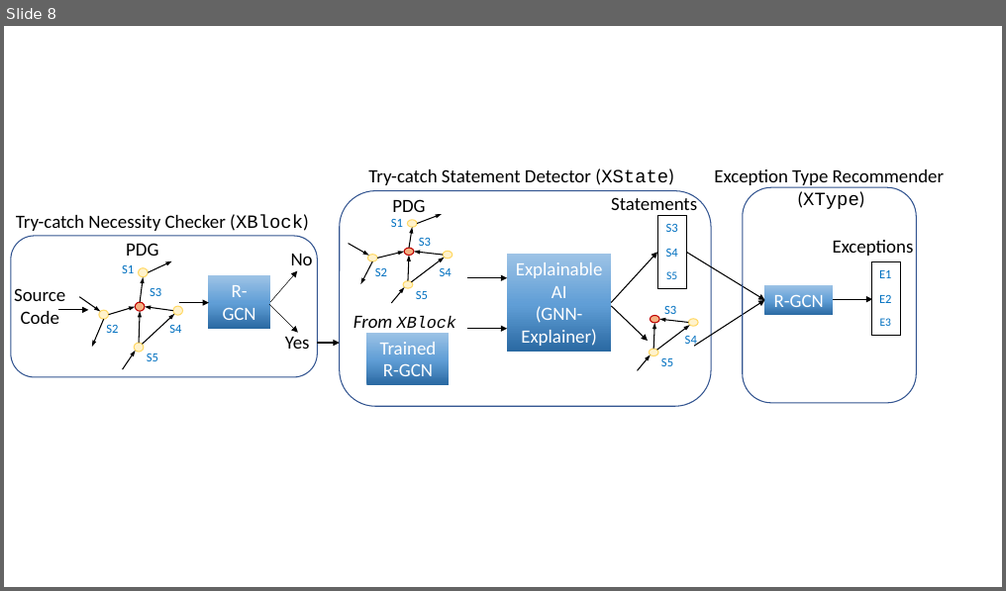
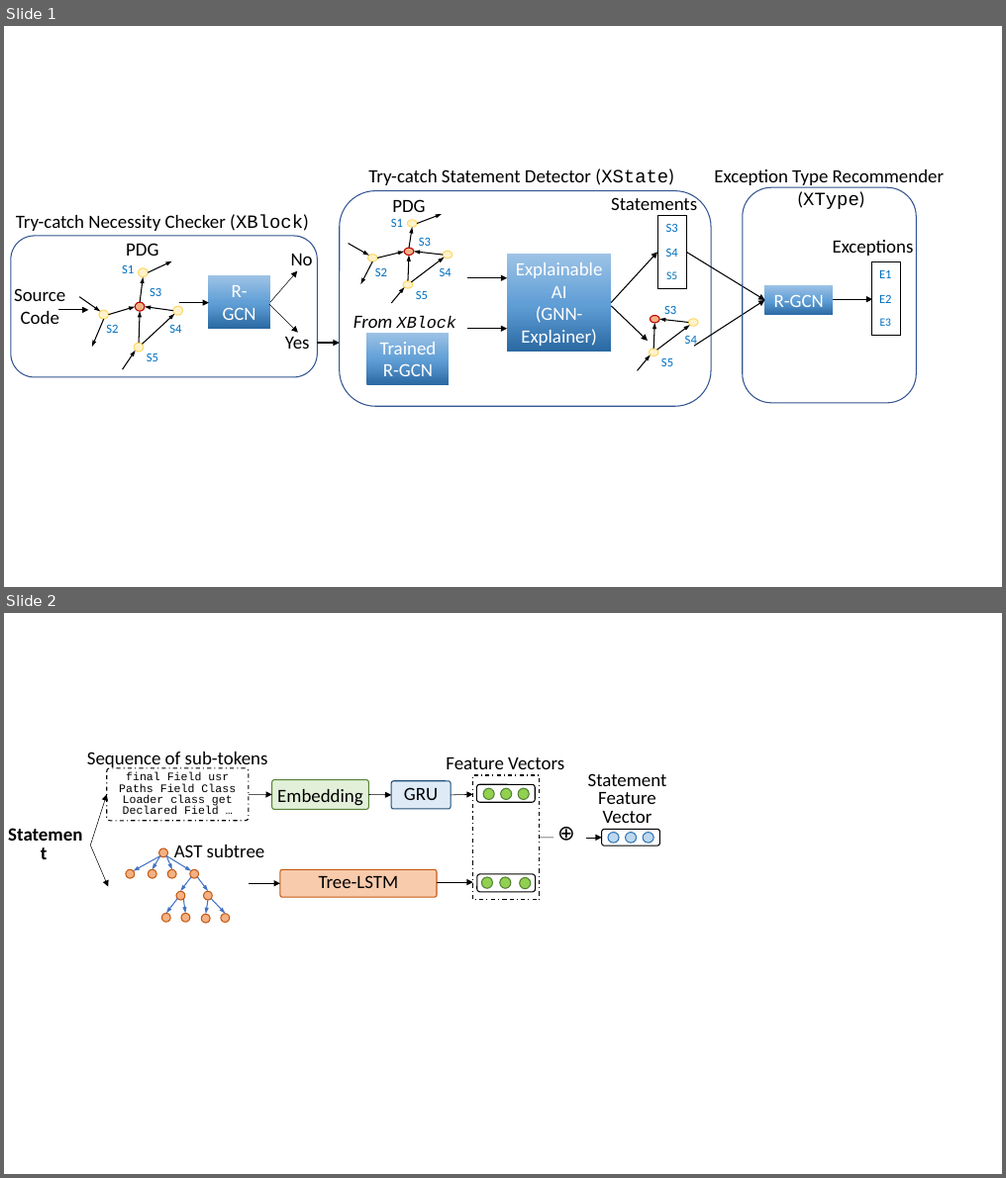
Before and after one commit to tien-n-nguyen/exception, a slide deck: figures.pptx. Shown one above the other, each under a label of ours: slide 8 before the commit, slides 1 and 2 after it. The pictures are 1006x591 and 1006x1178 pixels, drawn with LibreOffice and Linux fonts; fonts in the diff are those of the drawing. Boxes give left, top, right and bottom in pixels: in the first picture for what was removed or moved away, otherwise in the second. Text is boxed around its words. In the diff, an @@ line names an element or a change of style, - is before the commit and + after.

```diff
--- a/figures.pptx
+++ b/figures.pptx
@@ slide 2 added at (x1=4, y1=613, x2=1002, y2=1174), background #FFFFFF @@
@@ text added at (x1=87, y1=752, x2=268, y2=769), 18 pt, text #000000 @@
+Sequence of sub-tokens
@@ text added at (x1=446, y1=758, x2=564, y2=775), 18 pt, text #000000 @@
+Feature Vectors
@@ rounded rectangle added at (x1=107, y1=768, x2=249, y2=820), outline #000000 1 pt dashed, 11 pt, text #000000 @@
+final Field usr Paths Field Class Loader class get Declared Field …
@@ rounded rectangle added at (x1=272, y1=780, x2=368, y2=809), fill #E2F0D9, outline #548235 1 pt, 18 pt, text #000000 @@
+Embedding
@@ rounded rectangle added at (x1=392, y1=781, x2=450, y2=809), fill #DEEBF7, outline #1F4E79 1 pt, 18 pt, text #000000 @@
+GRU
@@ rectangle added at (x1=473, y1=775, x2=540, y2=900), outline #000000 1 pt dashed @@
@@ group added at (x1=477, y1=784, x2=536, y2=802): 3 ellipses, 1 rounded rectangle @@
@@ text added at (x1=588, y1=773, x2=667, y2=823), 18 pt, text #000000 @@
+Statement
+Feature
+Vector
@@ rounded rectangle added at (x1=4, y1=820, x2=91, y2=871), outline #FFFFFF 0 pt dashed, 18 pt, text #000000, bold @@
+Statement
@@ arrow added from (91, 845) to (107, 794), #000000 0.5 pt @@
@@ arrow added from (249, 794) to (272, 795), #000000 0.5 pt @@
@@ arrow added from (368, 795) to (392, 795), #000000 0.5 pt @@
@@ arrow added from (450, 795) to (473, 794), #000000 0.5 pt @@
@@ text added at (x1=554, y1=817, x2=586, y2=858), 20 pt, text #000000 @@
+⊕
@@ arrow added from (91, 845) to (108, 887), #000000 0.5 pt @@
@@ text added at (x1=174, y1=845, x2=265, y2=862), 18 pt, text #000000 @@
+AST subtree
@@ line added from (540, 838) to (553, 838), #000000 0.5 pt @@
@@ line added from (553, 838) to (553, 838), #000000 0.5 pt @@
@@ arrow added from (586, 838) to (602, 838), #000000 0.5 pt @@
@@ group added at (x1=602, y1=830, x2=660, y2=846): 3 ellipses, 1 rounded rectangle @@
@@ rounded rectangle added at (x1=280, y1=869, x2=437, y2=897), fill #F8CBAD, outline #C55A11 1 pt, 18 pt, text #000000 @@
+Tree-LSTM
@@ group added at (x1=477, y1=874, x2=536, y2=892): 3 ellipses, 1 rounded rectangle @@
@@ group added at (x1=126, y1=849, x2=230, y2=923): 11 ellipses, 10 arrows @@
@@ arrow added from (249, 883) to (280, 883), #000000 0.5 pt @@
@@ arrow added from (437, 882) to (473, 882), #000000 0.5 pt @@
@@ what was slide 8 is now slide 1 @@
```
Also in this commit, not shown: 7 slides removed, 6 other files.
